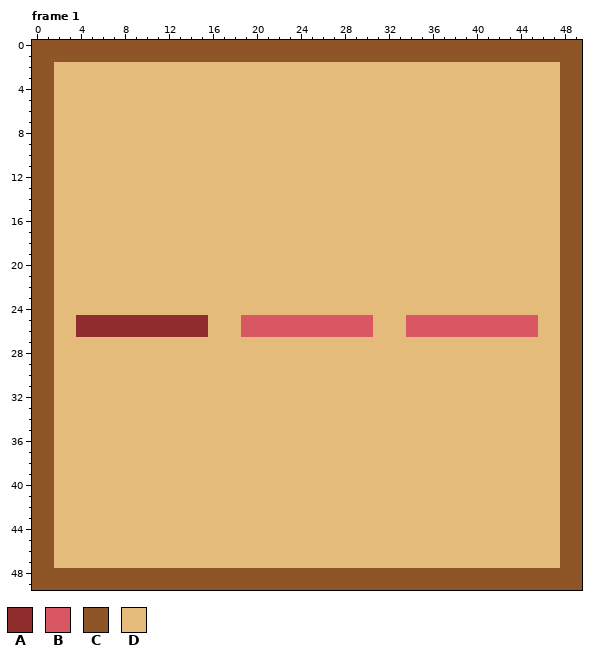
Pixel-art file, stored at client/assets/ui/commander/formation.aseprite. Above, as it was before the edit.
50x50 pixels, 1 frame. Shown: frame 1. The commit also changed other frames, which this record leaves out.
Visible layers, top first: "Back", "Base".
Palette (. is transparent): A #8f2c2c  B #d95763  C #8e5527  D #e5bb7b
Pixels before, frame 1 (only the part around the change), first column x 0:
 1 CCCCCCCCCCCCCCCCCCCCCCCCCCCCCCCCCCCCCCCCCCCCCCCCCC
 2 CCDDDDDDDDDDDDDDDDDDDDDDDDDDDDDDDDDDDDDDDDDDDDDDCC
 3 CCDDDDDDDDDDDDDDDDDDDDDDDDDDDDDDDDDDDDDDDDDDDDDDCC
 4 CCDDDDDDDDDDDDDDDDDDDDDDDDDDDDDDDDDDDDDDDDDDDDDDCC
 5 CCDDDDDDDDDDDDDDDDDDDDDDDDDDDDDDDDDDDDDDDDDDDDDDCC
 6 CCDDDDDDDDDDDDDDDDDDDDDDDDDDDDDDDDDDDDDDDDDDDDDDCC
 7 CCDDDDDDDDDDDDDDDDDDDDDDDDDDDDDDDDDDDDDDDDDDDDDDCC
 8 CCDDDDDDDDDDDDDDDDDDDDDDDDDDDDDDDDDDDDDDDDDDDDDDCC
 9 CCDDDDDDDDDDDDDDDDDDDDDDDDDDDDDDDDDDDDDDDDDDDDDDCC
10 CCDDDDDDDDDDDDDDDDDDDDDDDDDDDDDDDDDDDDDDDDDDDDDDCC
11 CCDDDDDDDDDDDDDDDDDDDDDDDDDDDDDDDDDDDDDDDDDDDDDDCC
12 CCDDDDDDDDDDDDDDDDDDDDDDDDDDDDDDDDDDDDDDDDDDDDDDCC
13 CCDDDDDDDDDDDDDDDDDDDDDDDDDDDDDDDDDDDDDDDDDDDDDDCC
14 CCDDDDDDDDDDDDDDDDDDDDDDDDDDDDDDDDDDDDDDDDDDDDDDCC
15 CCDDDDDDDDDDDDDDDDDDDDDDDDDDDDDDDDDDDDDDDDDDDDDDCC
16 CCDDDDDDDDDDDDDDDDDDDDDDDDDDDDDDDDDDDDDDDDDDDDDDCC
17 CCDDDDDDDDDDDDDDDDDDDDDDDDDDDDDDDDDDDDDDDDDDDDDDCC
18 CCDDDDDDDDDDDDDDDDDDDDDDDDDDDDDDDDDDDDDDDDDDDDDDCC
19 CCDDDDDDDDDDDDDDDDDDDDDDDDDDDDDDDDDDDDDDDDDDDDDDCC
20 CCDDDDDDDDDDDDDDDDDDDDDDDDDDDDDDDDDDDDDDDDDDDDDDCC
21 CCDDDDDDDDDDDDDDDDDDDDDDDDDDDDDDDDDDDDDDDDDDDDDDCC
22 CCDDDDDDDDDDDDDDDDDDDDDDDDDDDDDDDDDDDDDDDDDDDDDDCC
23 CCDDDDDDDDDDDDDDDDDDDDDDDDDDDDDDDDDDDDDDDDDDDDDDCC
24 CCDDDDDDDDDDDDDDDDDDDDDDDDDDDDDDDDDDDDDDDDDDDDDDCC
25 CCDDAAAAAAAAAAAADDDBBBBBBBBBBBBDDDBBBBBBBBBBBBDDCC
26 CCDDAAAAAAAAAAAADDDBBBBBBBBBBBBDDDBBBBBBBBBBBBDDCC
27 CCDDDDDDDDDDDDDDDDDDDDDDDDDDDDDDDDDDDDDDDDDDDDDDCC
28 CCDDDDDDDDDDDDDDDDDDDDDDDDDDDDDDDDDDDDDDDDDDDDDDCC
29 CCDDDDDDDDDDDDDDDDDDDDDDDDDDDDDDDDDDDDDDDDDDDDDDCC
30 CCDDDDDDDDDDDDDDDDDDDDDDDDDDDDDDDDDDDDDDDDDDDDDDCC
31 CCDDDDDDDDDDDDDDDDDDDDDDDDDDDDDDDDDDDDDDDDDDDDDDCC
32 CCDDDDDDDDDDDDDDDDDDDDDDDDDDDDDDDDDDDDDDDDDDDDDDCC
33 CCDDDDDDDDDDDDDDDDDDDDDDDDDDDDDDDDDDDDDDDDDDDDDDCC
34 CCDDDDDDDDDDDDDDDDDDDDDDDDDDDDDDDDDDDDDDDDDDDDDDCC
35 CCDDDDDDDDDDDDDDDDDDDDDDDDDDDDDDDDDDDDDDDDDDDDDDCC
36 CCDDDDDDDDDDDDDDDDDDDDDDDDDDDDDDDDDDDDDDDDDDDDDDCC
37 CCDDDDDDDDDDDDDDDDDDDDDDDDDDDDDDDDDDDDDDDDDDDDDDCC
38 CCDDDDDDDDDDDDDDDDDDDDDDDDDDDDDDDDDDDDDDDDDDDDDDCC
39 CCDDDDDDDDDDDDDDDDDDDDDDDDDDDDDDDDDDDDDDDDDDDDDDCC
40 CCDDDDDDDDDDDDDDDDDDDDDDDDDDDDDDDDDDDDDDDDDDDDDDCC
41 CCDDDDDDDDDDDDDDDDDDDDDDDDDDDDDDDDDDDDDDDDDDDDDDCC
42 CCDDDDDDDDDDDDDDDDDDDDDDDDDDDDDDDDDDDDDDDDDDDDDDCC
43 CCDDDDDDDDDDDDDDDDDDDDDDDDDDDDDDDDDDDDDDDDDDDDDDCC
The same view after the edit:
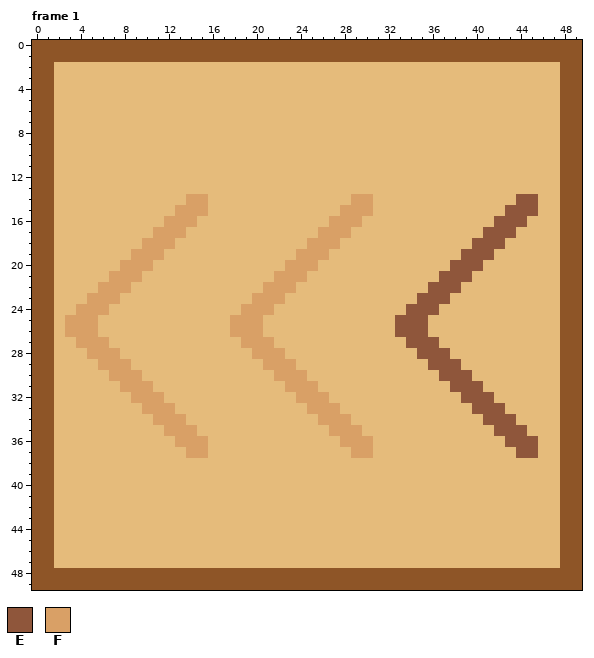
Colours new in this view: E #8f563b  F #d9a066
From old to new:
layer "Icon" added
layer "Back" removed
Frame 1:
y 14: x 14..15 DD -> FF; x 29..30 DD -> FF; x 44..45 DD -> EE
y 15: x 13..15 DDD -> FFF; x 28..30 DDD -> FFF; x 43..45 DDD -> EEE
y 16: x 12..14 DDD -> FFF; x 27..29 DDD -> FFF; x 42..44 DDD -> EEE
y 17: x 11..13 DDD -> FFF; x 26..28 DDD -> FFF; x 41..43 DDD -> EEE
y 18: x 10..12 DDD -> FFF; x 25..27 DDD -> FFF; x 40..42 DDD -> EEE
y 19: x 9..11 DDD -> FFF; x 24..26 DDD -> FFF; x 39..41 DDD -> EEE
y 20: x 8..10 DDD -> FFF; x 23..25 DDD -> FFF; x 38..40 DDD -> EEE
y 21: x 7..9 DDD -> FFF; x 22..24 DDD -> FFF; x 37..39 DDD -> EEE
y 22: x 6..8 DDD -> FFF; x 21..23 DDD -> FFF; x 36..38 DDD -> EEE
y 23: x 5..7 DDD -> FFF; x 20..22 DDD -> FFF; x 35..37 DDD -> EEE
y 24: x 4..6 DDD -> FFF; x 19..21 DDD -> FFF; x 34..36 DDD -> EEE
y 25..26: x 3..15 DAAAAAAAAAAAA -> FFFDDDDDDDDDD; x 18..30 DBBBBBBBBBBBB -> FFFDDDDDDDDDD; x 33..45 DBBBBBBBBBBBB -> EEEDDDDDDDDDD
y 27: x 4..6 DDD -> FFF; x 19..21 DDD -> FFF; x 34..36 DDD -> EEE
y 28: x 5..7 DDD -> FFF; x 20..22 DDD -> FFF; x 35..37 DDD -> EEE
y 29: x 6..8 DDD -> FFF; x 21..23 DDD -> FFF; x 36..38 DDD -> EEE
y 30: x 7..9 DDD -> FFF; x 22..24 DDD -> FFF; x 37..39 DDD -> EEE
y 31: x 8..10 DDD -> FFF; x 23..25 DDD -> FFF; x 38..40 DDD -> EEE
y 32: x 9..11 DDD -> FFF; x 24..26 DDD -> FFF; x 39..41 DDD -> EEE
y 33: x 10..12 DDD -> FFF; x 25..27 DDD -> FFF; x 40..42 DDD -> EEE
y 34: x 11..13 DDD -> FFF; x 26..28 DDD -> FFF; x 41..43 DDD -> EEE
y 35: x 12..14 DDD -> FFF; x 27..29 DDD -> FFF; x 42..44 DDD -> EEE
y 36: x 13..15 DDD -> FFF; x 28..30 DDD -> FFF; x 43..45 DDD -> EEE
y 37: x 14..15 DD -> FF; x 29..30 DD -> FF; x 44..45 DD -> EE
Boxes around the changes in both pictures, in picture pixels (x1, y1, x2, y2):
changed: (65, 194, 538, 458)
